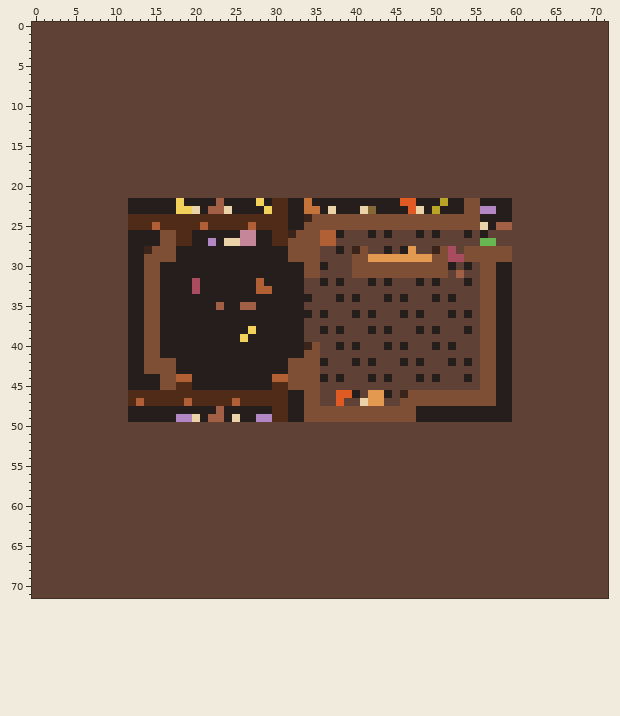
Edited in one commit: sprite sheet (022level.png). This is how it looked before the edit.
The file is 72x72 pixels.
New version:
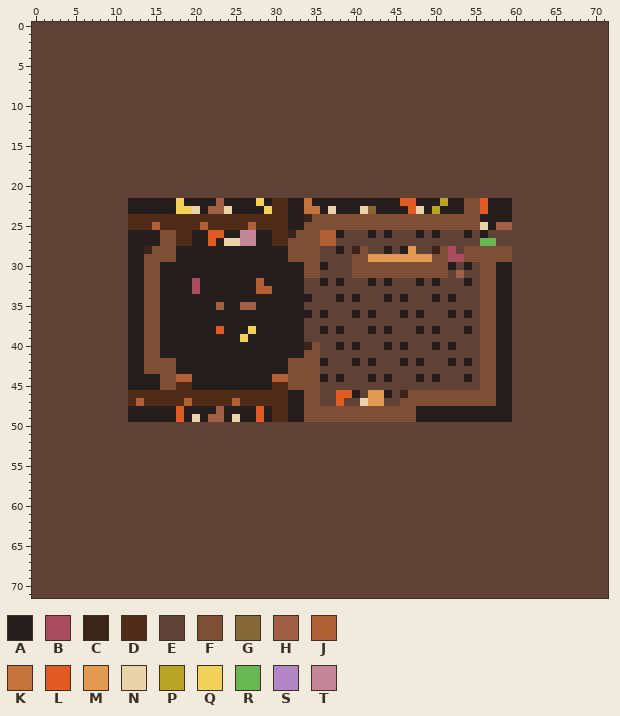
Palette (. is transparent): A #261d1d  B #a94c60  C #3a2419  D #502b18  E #5f4135  F #7e4e35  G #856835  H #a15f45  J #b16035  K #c4743b  L #e05a24  M #e49950  N #ead2a9  P #baa426  Q #f2d15a  R #69b752  S #b386c6  T #c6869a
Difference:
Colour S becomes colour A in row 23 at x 57; in row 49 at x 19 and 29.
Colour A becomes colour L in row 22 at x 56; in row 26 at x 22 to 23; in row 38 at x 23; in row 48 at x 18 and 28.
Colour S becomes colour L in row 23 at x 56; in row 27 at x 22; in row 49 at x 18 and 28.
Changed places in both pictures, as pixel boxes (x1, y1, x2, y2):
changed: (480, 198, 496, 214)
changed: (208, 230, 224, 246)
changed: (216, 326, 224, 334)
changed: (176, 406, 192, 422)
changed: (256, 406, 272, 422)
